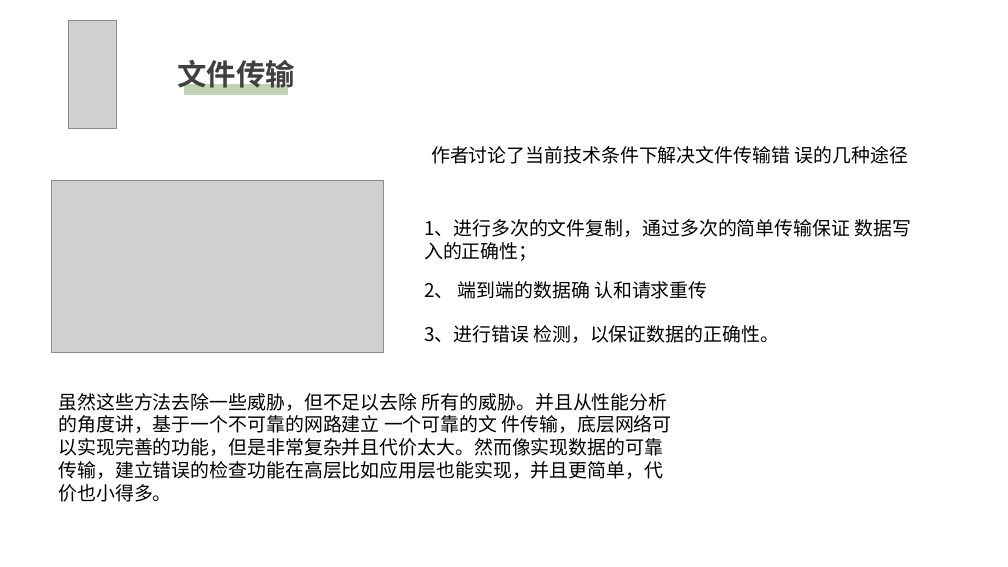
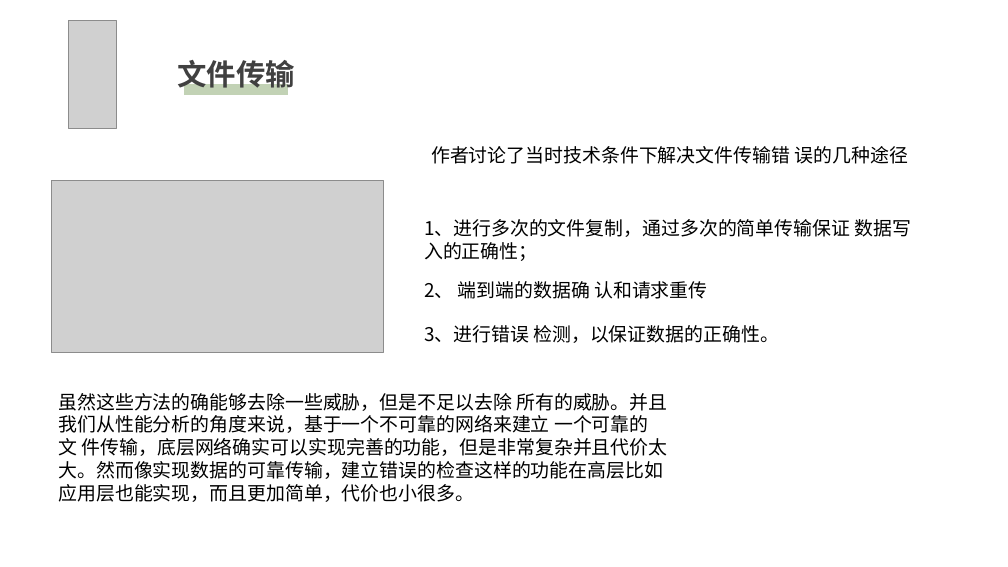
Before and after one commit to Jamie-yao/Computer-network--the-boys, a slide deck: slide 6 of Discussion/Dis1/part1.pptx. Drawn at 1008x567 pixels with LibreOffice and Linux fonts; fonts in the diff are those of the drawing; grey boxes stand for pictures; background and template pictures are left out. Boxes give left, top, right and bottom in pixels: in the first picture for what was removed or moved away, otherwise in the second. Text is boxed around its words. In the diff, an @@ line names an element or a change of style, - is before the commit and + after.

```diff
--- a/Discussion/Dis1/part1.pptx
+++ b/Discussion/Dis1/part1.pptx
@@ text at box(431, 146, 908, 164): text changed @@
-作者讨论了当前技术条件下解决文件传输错 误的几种途径
+作者讨论了当时技术条件下解决文件传输错 误的几种途径
@@ text at box(58, 393, 668, 502): text changed @@
-虽然这些方法去除一些威胁，但不足以去除 所有的威胁。并且从性能分析的角度讲，基于一个不可靠的网路建立 一个可靠的文 件传输，底层网络可以实现完善的功能，但是非常复杂并且代价太大。然而像实现数据的可靠传输，建立错误的检查功能在高层比如应用层也能实现，并且更简单，代价也小得多。
+虽然这些方法的确能够去除一些威胁，但是不足以去除 所有的威胁。并且我们从性能分析的角度来说，基于一个不可靠的网络来建立 一个可靠的文 件传输，底层网络确实可以实现完善的功能，但是非常复杂并且代价太大。然而像实现数据的可靠传输，建立错误的检查这样的功能在高层比如应用层也能实现，而且更加简单，代价也小很多。
```
Also in this commit, not shown: 5 other slides changed.
